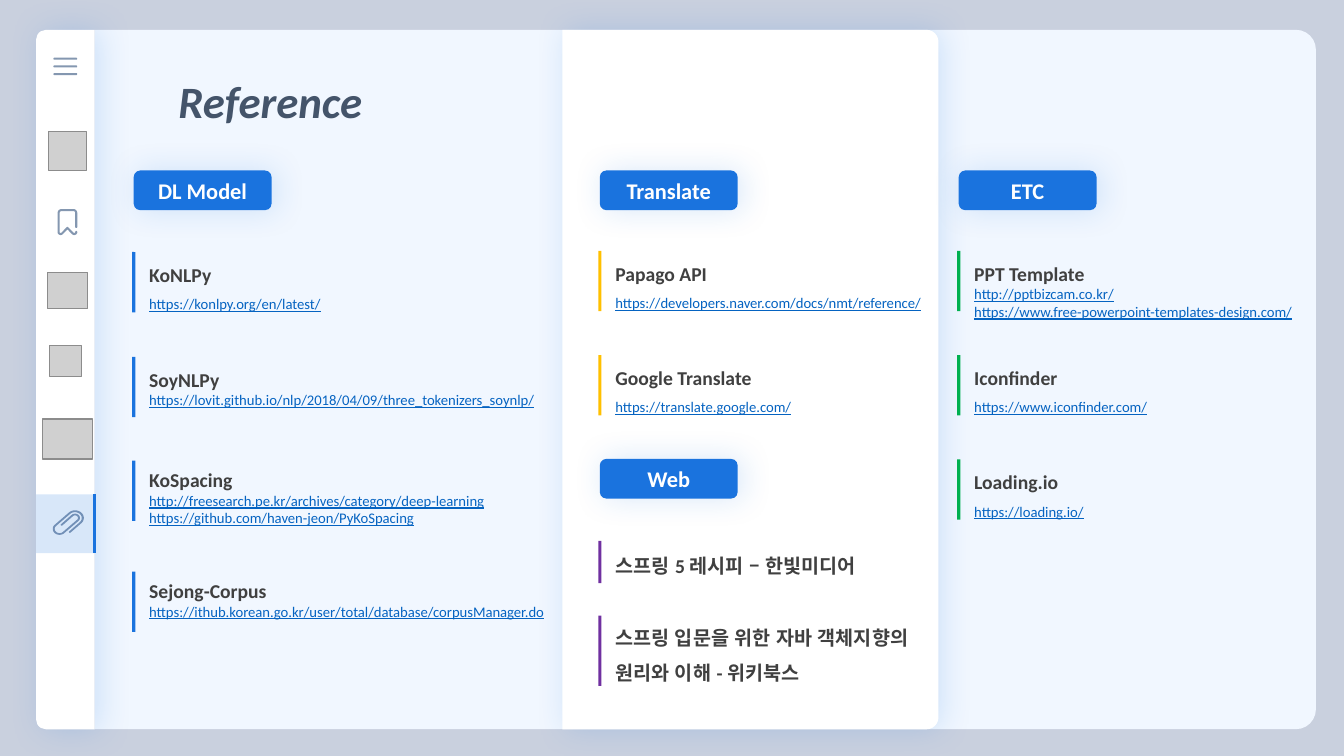
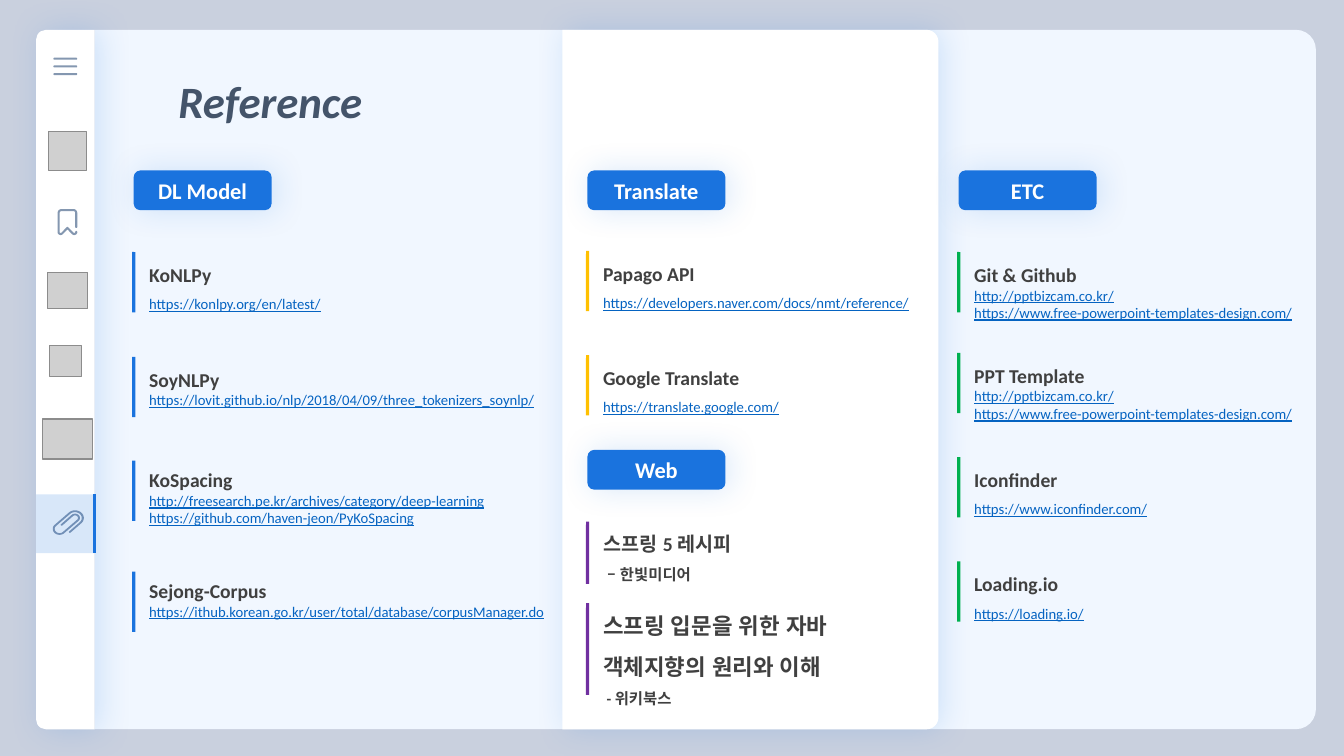
Before and after one commit to florentious/AutoGenerating_VariableName, a slide deck: slide 24 of Text/Presentation/presentation_ver0_4.pptm (slide 23 before the commit). Drawn at 1344x756 pixels with LibreOffice and Linux fonts; fonts in the diff are those of the drawing; grey boxes stand for pictures. Boxes give left, top, right and bottom in pixels: in the first picture for what was removed or moved away, otherwise in the second. Text is boxed around its words. In the diff, an @@ line names an element or a change of style, - is before the commit and + after.

```diff
--- a/Text/Presentation/presentation_ver0_4.pptm
+++ b/Text/Presentation/presentation_ver0_4.pptm
@@ text "Papago API": place and size @@
-text "Papago API" at (615,268,920,311)
+text "Papago API" at (603,268,908,311)
@@ text added at (974,268,1292,321), 10.5 pt, text #0563C1, underline @@
+Git & Github
+http://pptbizcam.co.kr/
+https://www.free-powerpoint-templates-design.com/
@@ 2 lines, 1 rounded rectangle: place and size @@
-2 lines, 1 rounded rectangle at (600,170,738,415)
+2 lines, 1 rounded rectangle at (588,170,726,415)
@@ text "Google Translate": place and size @@
-text "Google Translate" at (615,371,791,415)
+text "Google Translate" at (603,371,779,415)
@@ rounded rectangle "Web": place and size @@
-rounded rectangle "Web" at (600,459,738,498)
+rounded rectangle "Web" at (588,450,726,489)
@@ text "Iconfinder": place and size @@
-text "Iconfinder" at (974,371,1147,415)
+text "Iconfinder" at (974,473,1147,517)
@@ line moved from (600, 541) - (600, 583) to (588, 522) - (588, 584) @@
@@ text at (603,534,731,582): text changed @@
-스프링 5 레시피 – 한빛미디어
+스프링 5 레시피
+– 한빛미디어
@@ 3 lines, 2 texts: place and size @@
-3 lines, 2 texts at (959,251,1292,520)
+3 lines, 2 texts at (959,353,1292,622)
@@ line moved from (600, 616) - (600, 686) to (588, 603) - (588, 695) @@
@@ text at (603,615,827,706): text changed; size 14 to 16 pt @@
-스프링 입문을 위한 자바 객체지향의
-원리와 이해 - 위키북스
+스프링 입문을 위한 자바
+객체지향의 원리와 이해
+- 위키북스
```
Also in this commit, not shown: 8 other slides changed, 2 slides added, 1 slide removed, 22 other files.
